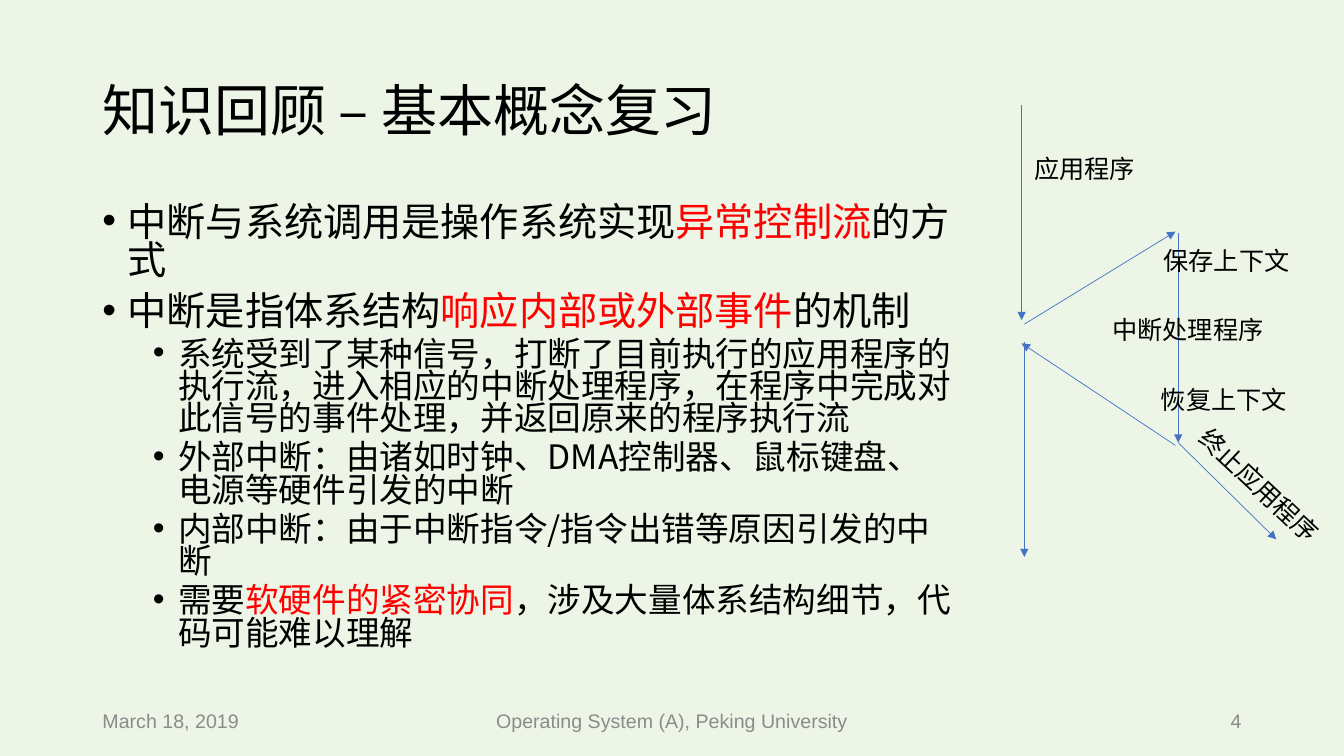
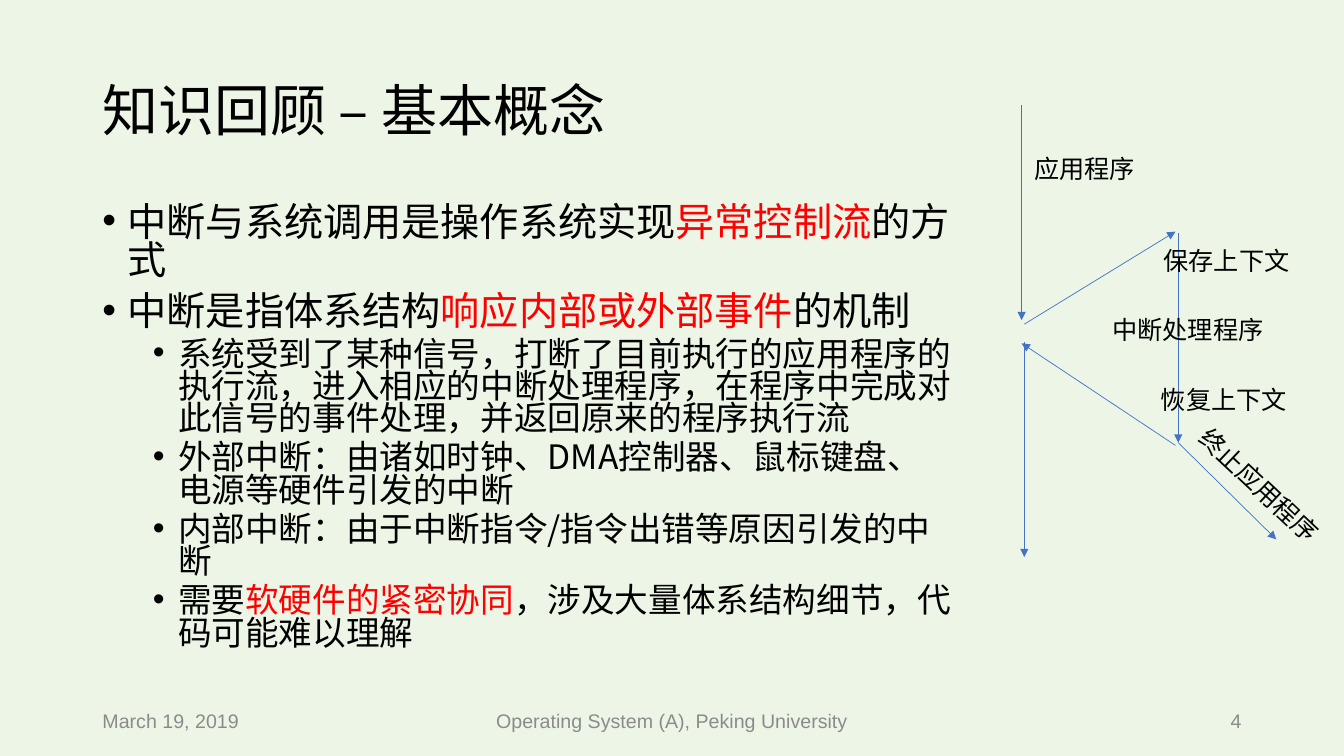
Before and after one commit to hehao98/hehao98.github.io, a slide deck: slide 4 of files/Xv6中断与系统调用.pptx. Drawn at 1344x756 pixels with LibreOffice and Linux fonts; fonts in the diff are those of the drawing. Boxes give left, top, right and bottom in pixels: in the first picture for what was removed or moved away, otherwise in the second. Text is boxed around its words. In the diff, an @@ line names an element or a change of style, - is before the commit and + after.

```diff
--- a/files/Xv6中断与系统调用.pptx
+++ b/files/Xv6中断与系统调用.pptx
@@ title at bbox=[102, 83, 605, 136]: text changed @@
-知识回顾 – 基本概念复习
+知识回顾 – 基本概念
@@ text at bbox=[102, 714, 239, 731]: text changed @@
-March 18, 2019
+March 19, 2019
```
Also in this commit, not shown: 25 other slides changed, 1 slide added, 2 other files.
